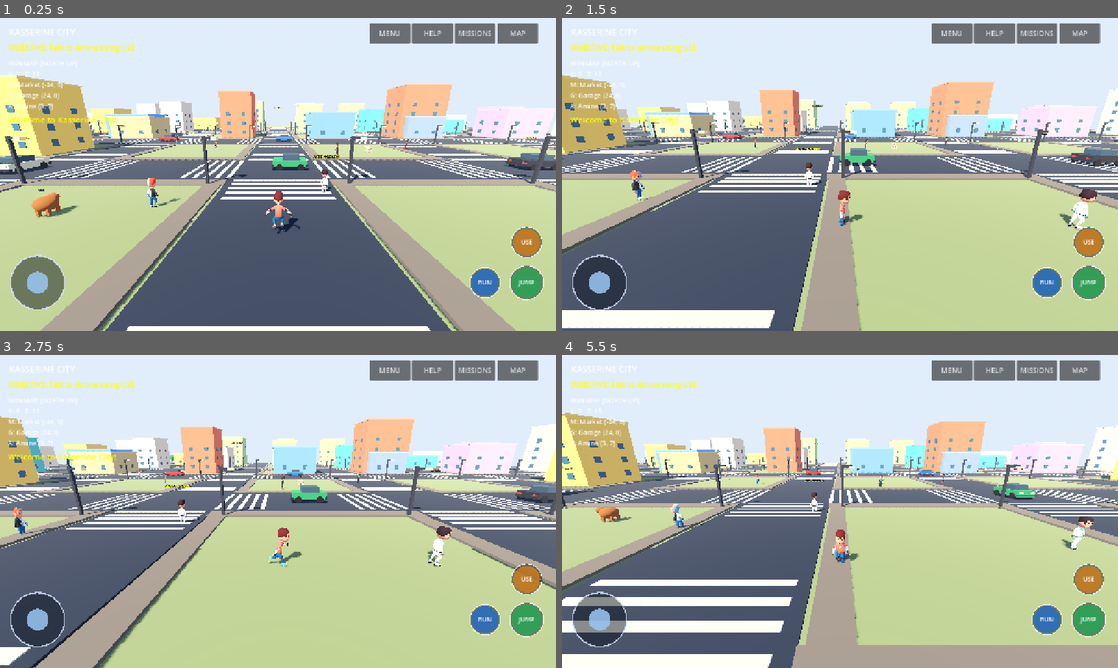
Above: before the commit, frames 1-4 (two rows, left to right).
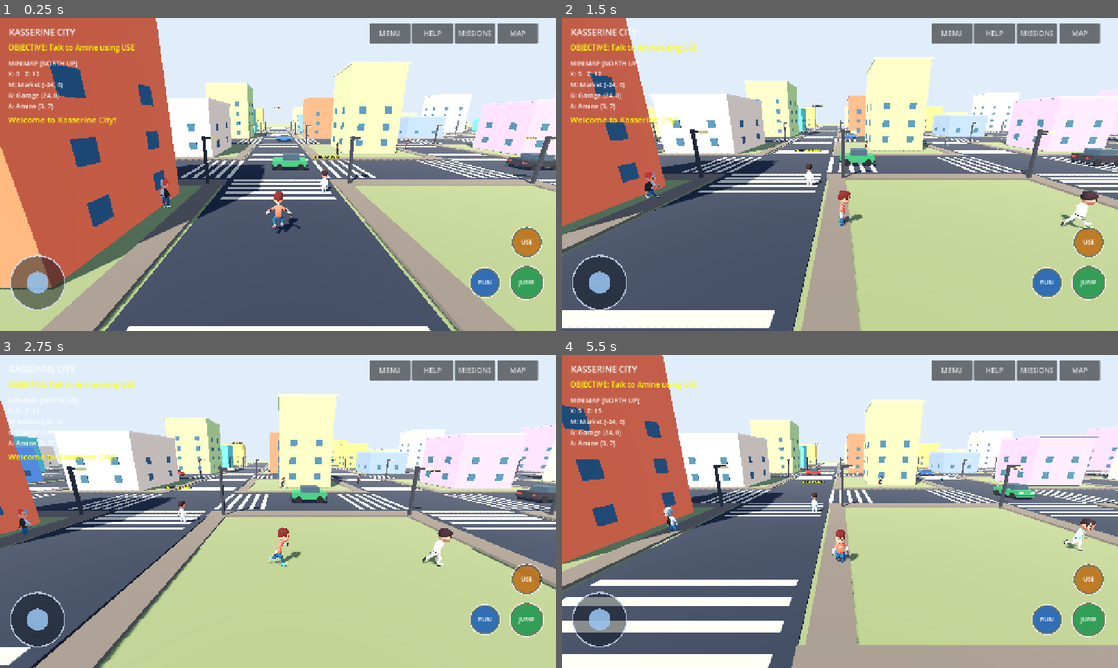
Above: after the commit, the same moments.

Repository: Gass-OS/Kasserine-City
Game: Godot game, scene res://main.tscn
Same seed, same stepped clock (60 frames per second), same inputs: the game is played once before the commit and once after it.
Inputs (mouse positions are in pixels of both pictures, inside the frame that each line leads up to):
- Up to frame 1 (0.25 s): no input
- Up to frame 2 (1.5 s): move the mouse to (962, 158) at 0.52 s; hold D 0.53-1.25 s; click (962, 158) at 0.67 s; tap Space at 0.77 s; drag from (728, 190) to (812, 237) at 1.27 s
- Up to frame 3 (2.75 s): move the mouse to (333, 442) at 2.02 s; hold D from 2.03 s (still down)
- Up to frame 4 (5.5 s): release D at 2.75 s; drag from (812, 574) to (673, 464) at 2.77 s; move the mouse to (1006, 558) at 3.52 s; hold A 3.53-4.25 s; tap Space at 3.77 s; drag from (673, 464) to (756, 433) at 4.27 s; move the mouse to (867, 511) at 5.02 s; hold S from 5.03 s (still down); click (867, 511) at 5.17 s

The runs differ from the first frame. In frame 1, 36% of the frame differs, in the area x 0-100%, y 0-100%; in frame 2, 24%; in frame 3, 18%; in frame 4, 25%.

Commit message:
Stage 16: expand city and add dynamic weather and grounded citizens

Diff:
--- a/scripts/world.gd
+++ b/scripts/world.gd
@@ -2,6 +2,13 @@
 
 const PlayerScript = preload("res://scripts/player.gd")
 const CharacterModel = preload("res://scripts/character_model.gd")
+
+# STAGE16_DYNAMIC_WEATHER
+var city_environment: Environment
+var city_sky_material: ProceduralSkyMaterial
+var city_sun: DirectionalLight3D
+var city_rain: GPUParticles3D
+
 
 func _ready():
     _create_environment()
@@ -42,6 +49,8 @@
     env.fog_enabled = true
     env.fog_light_color = Color(0.78, 0.85, 0.94)
     env.fog_density = 0.0008
+    city_environment = env
+    city_sky_material = sky_material
 
     var world = WorldEnvironment.new()
     world.environment = env
@@ -53,6 +62,94 @@
     sun.light_energy = 0.90
     sun.shadow_enabled = true
     add_child(sun)
+    city_sun = sun
+
+    # Lightweight rain effect for mobile devices.
+    var rain = GPUParticles3D.new()
+    rain.name = "CityRain"
+    rain.amount = 180
+    rain.lifetime = 1.4
+    rain.emitting = false
+    rain.position = Vector3(0, 14, 0)
+    rain.visibility_aabb = AABB(
+        Vector3(-120, -25, -120),
+        Vector3(240, 55, 240)
+    )
+
+    var rain_process = ParticleProcessMaterial.new()
+    rain_process.emission_shape = ParticleProcessMaterial.EMISSION_SHAPE_BOX
+    rain_process.emission_box_extents = Vector3(105, 8, 105)
+    rain_process.direction = Vector3(0, -1, 0)
+    rain_process.spread = 5.0
+    rain_process.gravity = Vector3(0, -24, 0)
+    rain_process.initial_velocity_min = 10.0
+    rain_process.initial_velocity_max = 14.0
+    rain.process_material = rain_process
+
+    var rain_mesh = QuadMesh.new()
+    rain_mesh.size = Vector2(0.035, 0.55)
+    var rain_material = StandardMaterial3D.new()
+    rain_material.shading_mode = BaseMaterial3D.SHADING_MODE_UNSHADED
+    rain_material.transparency = BaseMaterial3D.TRANSPARENCY_ALPHA
+    rain_material.albedo_color = Color(0.62, 0.78, 1.0, 0.48)
+    rain_mesh.material = rain_material
+    rain.draw_pass_1 = rain_mesh
+
+    add_child(rain)
+    city_rain = rain
+
+func _update_dynamic_weather():
+    if city_environment == null or city_sun == null:
+        return
+
+    # One complete day/night cycle lasts four minutes.
+    var daylight = 0.5 + 0.5 * sin(
+        city_clock * TAU / 240.0 + PI / 2.0
+    )
+    daylight = clampf(daylight, 0.0, 1.0)
+    daylight = daylight * daylight * (3.0 - 2.0 * daylight)
+
+    city_sun.rotation_degrees = Vector3(
+        lerpf(12.0, -48.0, daylight),
+        -32.0 + city_clock * 0.08,
+        0.0
+    )
+    city_sun.light_energy = lerpf(0.06, 0.90, daylight)
+    city_sun.light_color = Color(0.42, 0.52, 0.78).lerp(
+        Color(1.0, 0.90, 0.76), daylight
+    )
+
+    city_environment.ambient_light_color = Color(
+        0.16, 0.20, 0.34
+    ).lerp(Color(0.78, 0.84, 1.0), daylight)
+    city_environment.ambient_light_energy = lerpf(
+        0.22, 0.65, daylight
+    )
+
+    city_sky_material.sky_top_color = Color(
+        0.012, 0.025, 0.09
+    ).lerp(Color(0.08, 0.30, 0.62), daylight)
+    city_sky_material.sky_horizon_color = Color(
+        0.07, 0.09, 0.18
+    ).lerp(Color(0.55, 0.72, 0.88), daylight)
+
+    # Rain comes in short weather periods, not continuously.
+    var rain_phase = fposmod(city_clock, 210.0)
+    var raining = rain_phase > 135.0 and rain_phase < 175.0
+    if city_rain != null:
+        city_rain.emitting = raining
+
+    var fog_amount = lerpf(0.0007, 0.0018, 1.0 - daylight)
+    if raining:
+        fog_amount += 0.0012
+    city_environment.fog_density = fog_amount
+    city_environment.fog_light_color = Color(
+        0.20, 0.25, 0.38
+    ).lerp(Color(0.78, 0.85, 0.94), daylight)
+
+    city_environment.adjustment_brightness = lerpf(
+        0.82, 0.97, daylight
+    )
 
 func _box(parent: Node3D, size: Vector3, pos: Vector3, color: Color, solid := false):
     var mesh_instance = MeshInstance3D.new()
@@ -79,7 +176,7 @@
         parent.add_child(body)
 
 func _create_city():
-    _box(self, Vector3(220, 1, 220), Vector3(0, -0.55, 0), Color(0.42, 0.48, 0.31), true)
+    _box(self, Vector3(340, 1, 340), Vector3(0, -0.55, 0), Color(0.42, 0.48, 0.31), true)
 
     var road = Color(0.14, 0.16, 0.19)
     for i in range(-4, 5):
@@ -140,7 +237,12 @@
     # Buildings belong in the green plots BETWEEN roads, never on road centres.
     for x in range(-4, 4):
         for z in range(-4, 4):
-            if abs(x) <= 1 and abs(z) <= 1:
+            # Preserve the central public square and all four landmark plots.
+            if (x == 0 and z == 0) or \
+                    (x == -2 and z == -2) or \
+                    (x == 1 and z == -2) or \
+                    (x == -2 and z == 1) or \
+                    (x == 1 and z == 1):
                 continue
             var cx = x * 24.0 + 12.0 + rng.randf_range(-1.5, 1.5)
             var cz = z * 24.0 + 12.0 + rng.randf_range(-1.5, 1.5)
@@ -163,6 +265,7 @@
 
 
 var citizens: Array[Node3D] = []
+var citizen_anims: Array = []
 var citizen_routes: Array = []
 var citizen_route_indices: Array[int] = []
 var citizen_speeds: Array[float] = []
@@ -188,12 +291,24 @@
         Vector3(-6, 0, 22)
     ]
     for i in range(places.size()):
-        var person = Node3D.new()
+        var person = CharacterBody3D.new()
         person.name = "Citizen_%02d" % i
         person.position = places[i]
+        person.collision_layer = 2
+        person.collision_mask = 1
+        person.floor_snap_length = 0.25
+
+        var collider = CollisionShape3D.new()
+        var capsule = CapsuleShape3D.new()
+        capsule.radius = 0.32
+        capsule.height = 1.8
+        collider.shape = capsule
+        collider.position.y = 0.9
+        person.add_child(collider)
+
         add_child(person)
         citizens.append(person)
-        _human(person, i)
+        citizen_anims.append(_human(person, i))
 
         # Keep Amine in place so the introductory mission remains reliable.
         var route: Array[Vector3] = []
@@ -230,17 +345,14 @@
     _create_landmark_building("CAFE", Vector3(36, 0, 36),
         Vector3(8, 3.5, 8), Color(0.73, 0.48, 0.31))
 
-func _human(root: Node3D, index: int):
+func _human(root: Node3D, index: int) -> AnimationPlayer:
     var model = CharacterModel.build(index)
     if model != null:
         root.add_child(model)
-
-        # Give every citizen the same real skeleton animations as the player.
-        CharacterModel.setup_animations(model)
-        return
+        return CharacterModel.setup_animations(model)
 
     _human_fallback(root, index)
-
+    return null
 
 func _human_fallback(root: Node3D, index: int):
     var shirt_colors = [
@@ -580,36 +692,57 @@
                 var q := float(along) * 24.0
                 _create_street_lamp(Vector3(p + side * 5.2, 0, q + 5.2))
 
-func _update_pedestrians(delta: float):
+func _physics_process(delta: float):
     for i in range(citizens.size()):
+        var person := citizens[i] as CharacterBody3D
+        if person == null:
+            continue
+
+        if not person.is_on_floor():
+            person.velocity.y -= 18.0 * delta
+        else:
+            person.velocity.y = 0.0
+
+        var direction := Vector3.ZERO
         var route: Array = citizen_routes[i]
-        if route.size() < 2:
-            continue
-
-        if citizen_waits[i] > 0.0:
-            citizen_waits[i] = maxf(0.0, citizen_waits[i] - delta)
-            continue
-
-        var person := citizens[i]
-        var target: Vector3 = route[citizen_route_indices[i]]
-        var current := person.position
-        var difference := target - current
-        difference.y = 0.0
-
-        if difference.length() < 0.18:
-            citizen_route_indices[i] = (
-                citizen_route_indices[i] + 1
-            ) % route.size()
-            citizen_waits[i] = 0.3 + float(i % 4) * 0.35
-            continue
-
-        var direction := difference.normalized()
-        person.position += direction * citizen_speeds[i] * delta
-        person.rotation.y = atan2(-direction.x, -direction.z)
+
+        if route.size() >= 2:
+            if citizen_waits[i] > 0.0:
+                citizen_waits[i] = maxf(0.0, citizen_waits[i] - delta)
+            else:
+                var target: Vector3 = route[citizen_route_indices[i]]
+                var difference := target - person.global_position
+                difference.y = 0.0
+
+                if difference.length() < 0.25:
+                    citizen_route_indices[i] = (
+                        citizen_route_indices[i] + 1
+                    ) % route.size()
+                    citizen_waits[i] = 0.3 + float(i % 4) * 0.35
+                else:
+                    direction = difference.normalized()
+
+        person.velocity.x = direction.x * citizen_speeds[i]
+        person.velocity.z = direction.z * citizen_speeds[i]
+
+        if direction.length() > 0.01:
+            person.rotation.y = atan2(-direction.x, -direction.z)
+
+        person.move_and_slide()
+
+        var anim = citizen_anims[i] as AnimationPlayer
+        if is_instance_valid(anim) and person.is_on_floor():
+            var wanted := "run" if direction.length() > 0.01 else "idle"
+            if anim.has_animation(wanted):
+                if anim.current_animation != wanted:
+                    anim.play(wanted, 0.12)
+                anim.speed_scale = 0.65
+
+
 
 func _process(delta):
     city_clock += delta
-    _update_pedestrians(delta)
+    _update_dynamic_weather()
     _update_traffic(delta)
 
     animal_clock += delta
